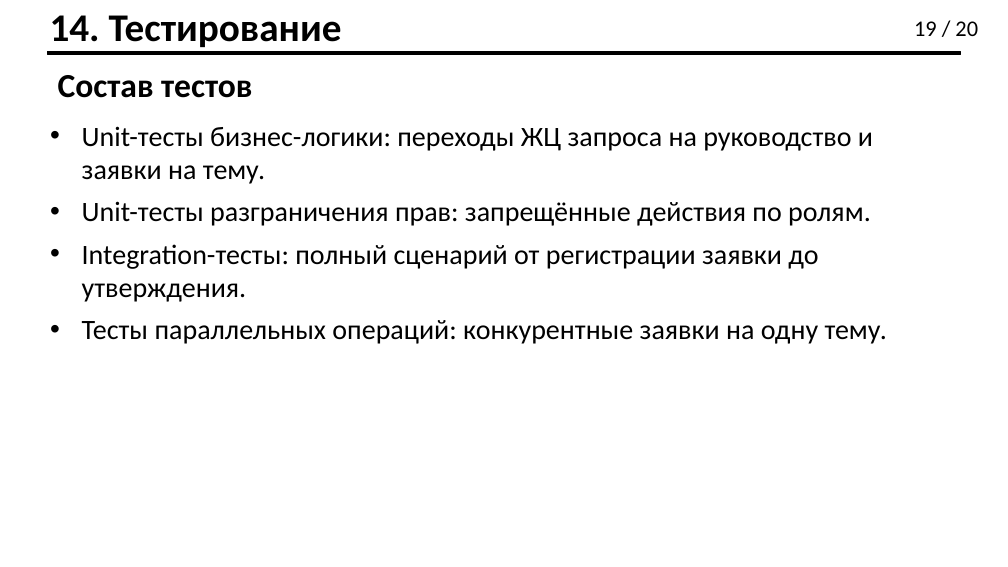
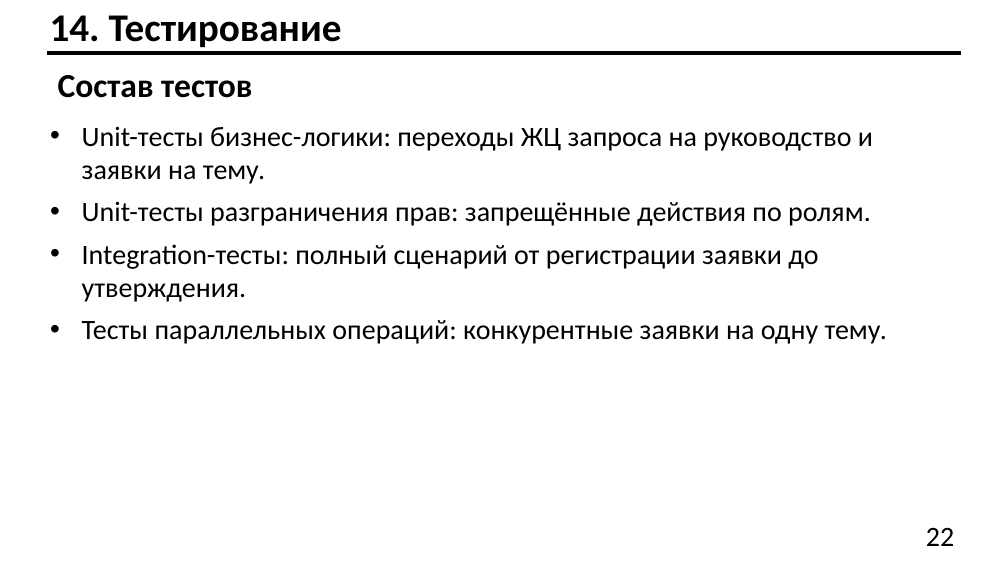
Before and after one commit to Effecktus/AcademicTopicSelectionService, a slide deck: slide 22 of docs/ilyin_pres.pptx (slide 19 before the commit). Drawn at 1008x567 pixels with LibreOffice and Linux fonts; fonts in the diff are those of the drawing. Boxes give left, top, right and bottom in pixels: in the first picture for what was removed or moved away, otherwise in the second. Text is boxed around its words. In the diff, an @@ line names an element or a change of style, - is before the commit and + after.

```diff
--- a/docs/ilyin_pres.pptx
+++ b/docs/ilyin_pres.pptx
@@ text removed at (914, 21, 978, 36) @@
-19 / 20
@@ text added at (926, 527, 954, 546), 20 pt, text #000000 @@
+22
```
Also in this commit, not shown: 19 other slides changed, 3 slides added, 23 other files.
